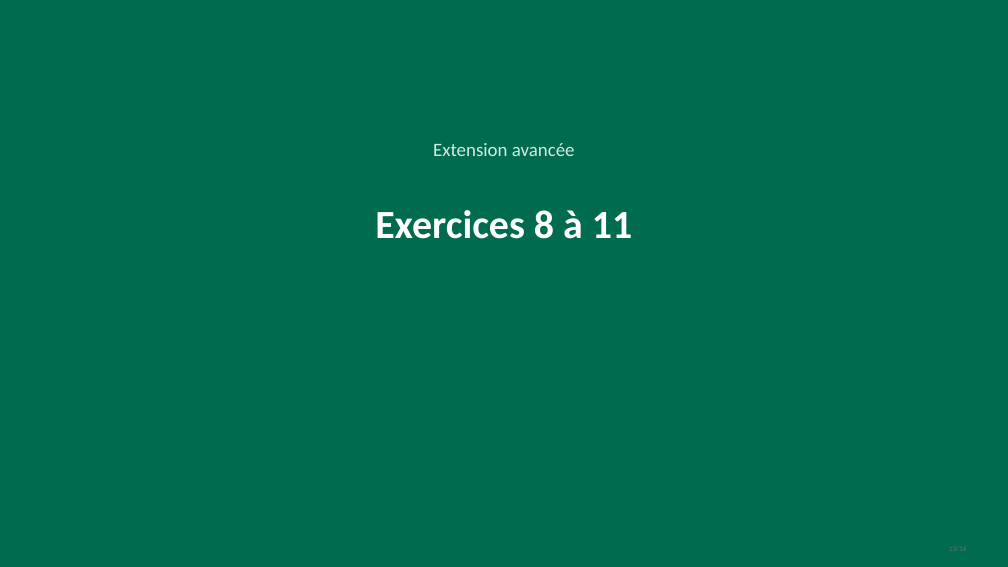
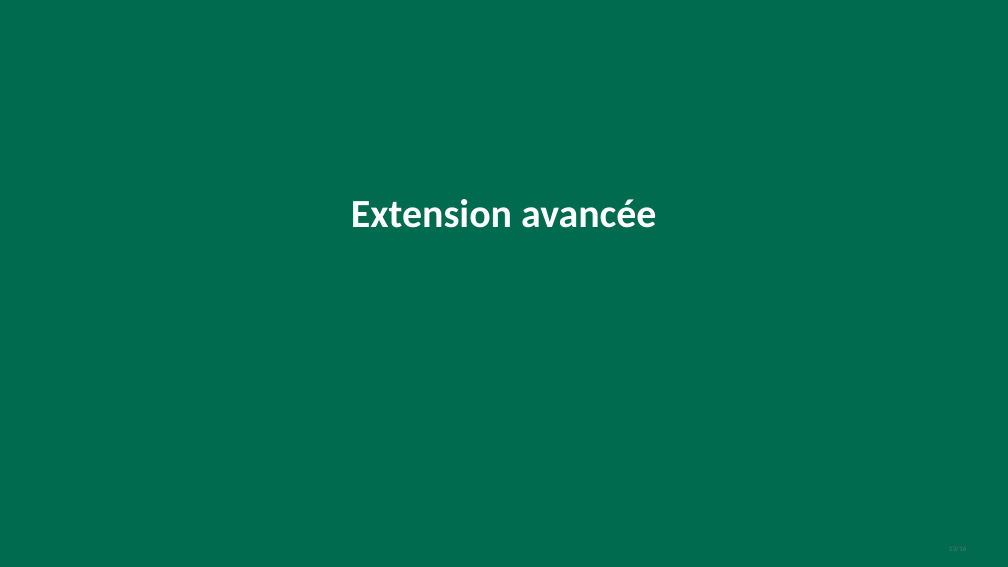
Before and after one commit to AchrafSlaoui/dojo-angular, a slide deck: slide 13 of docs/dojo-signals.pptx. Drawn at 1008x567 pixels with LibreOffice and Linux fonts; fonts in the diff are those of the drawing. Boxes give left, top, right and bottom in pixels: in the first picture for what was removed or moved away, otherwise in the second. Text is boxed around its words. In the diff, an @@ line names an element or a change of style, - is before the commit and + after.

```diff
--- a/docs/dojo-signals.pptx
+++ b/docs/dojo-signals.pptx
@@ text "Extension avancée": place and size @@
-text "Extension avancée" at box(433, 143, 575, 156)
+text "Extension avancée" at box(351, 199, 656, 228)
@@ text "Extension avancée" at box(351, 199, 656, 228): size 18 to 38 pt, text colour #CFEDE2 to #FFFFFF, bold on @@
@@ text removed at box(375, 210, 632, 239) @@
-Exercices 8 à 11
```
Also in this commit, not shown: 2 other slides changed, 8 other files.
